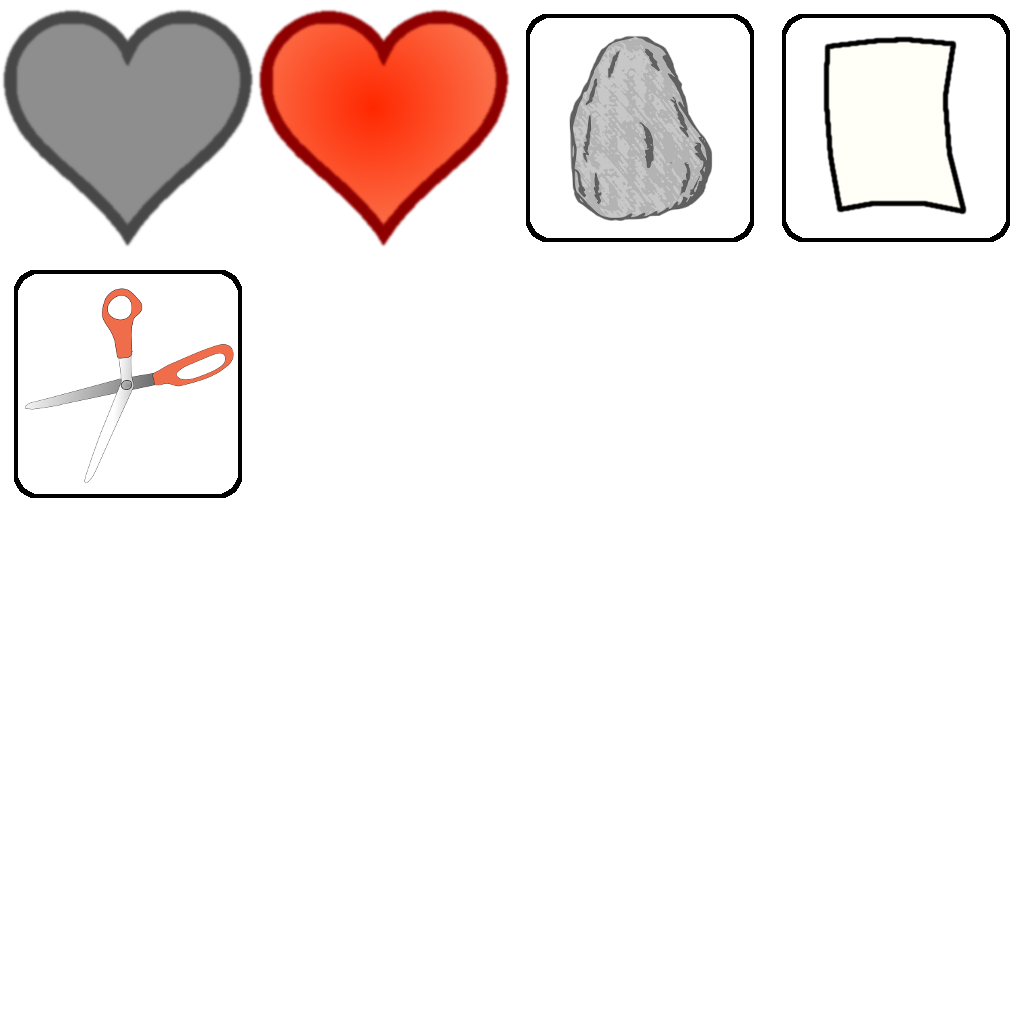
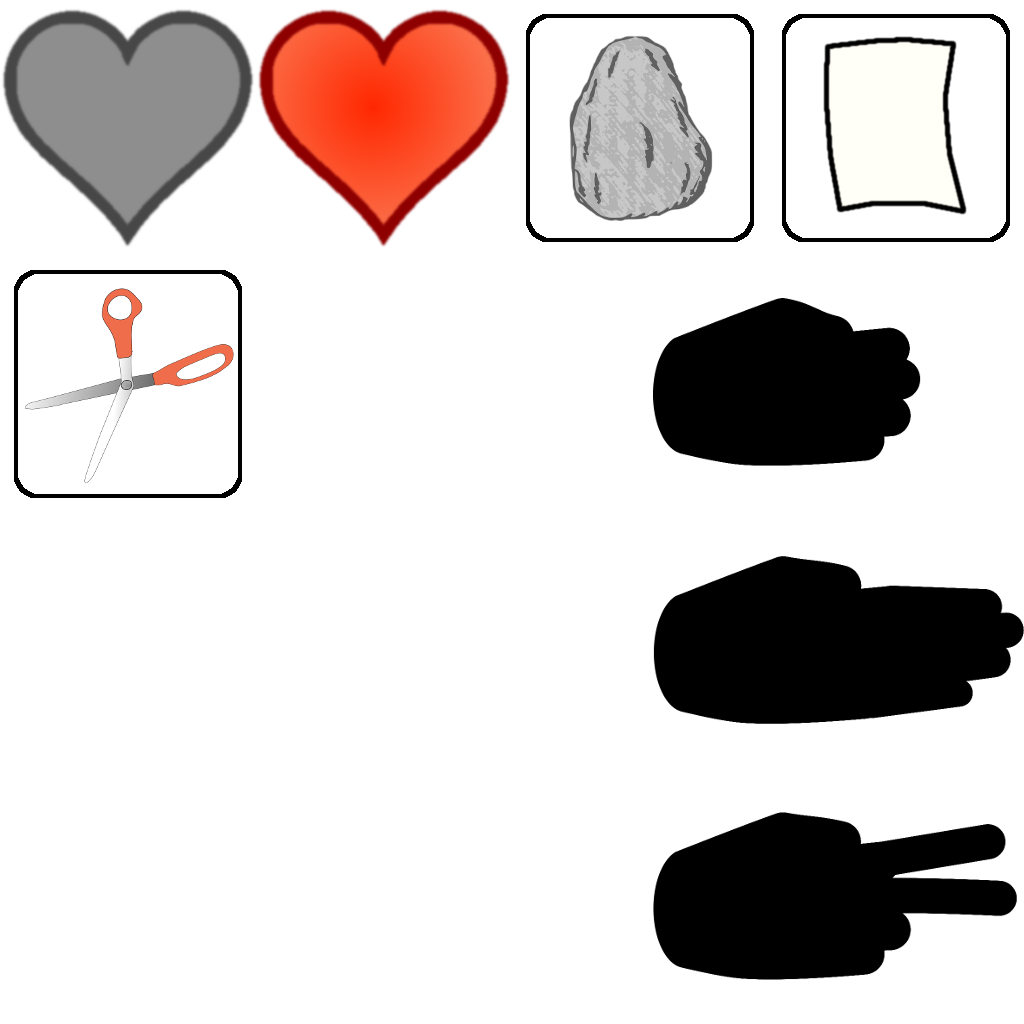
Layer changes from the first (1024, 1024) image to the second:
added layer "handscis" above "hanpaper" over box(653, 812, 1017, 980)
added layer "hanpaper" above "handrock" over box(653, 556, 1024, 724)
added layer "handrock" above "Scissors" over box(653, 298, 921, 466)
